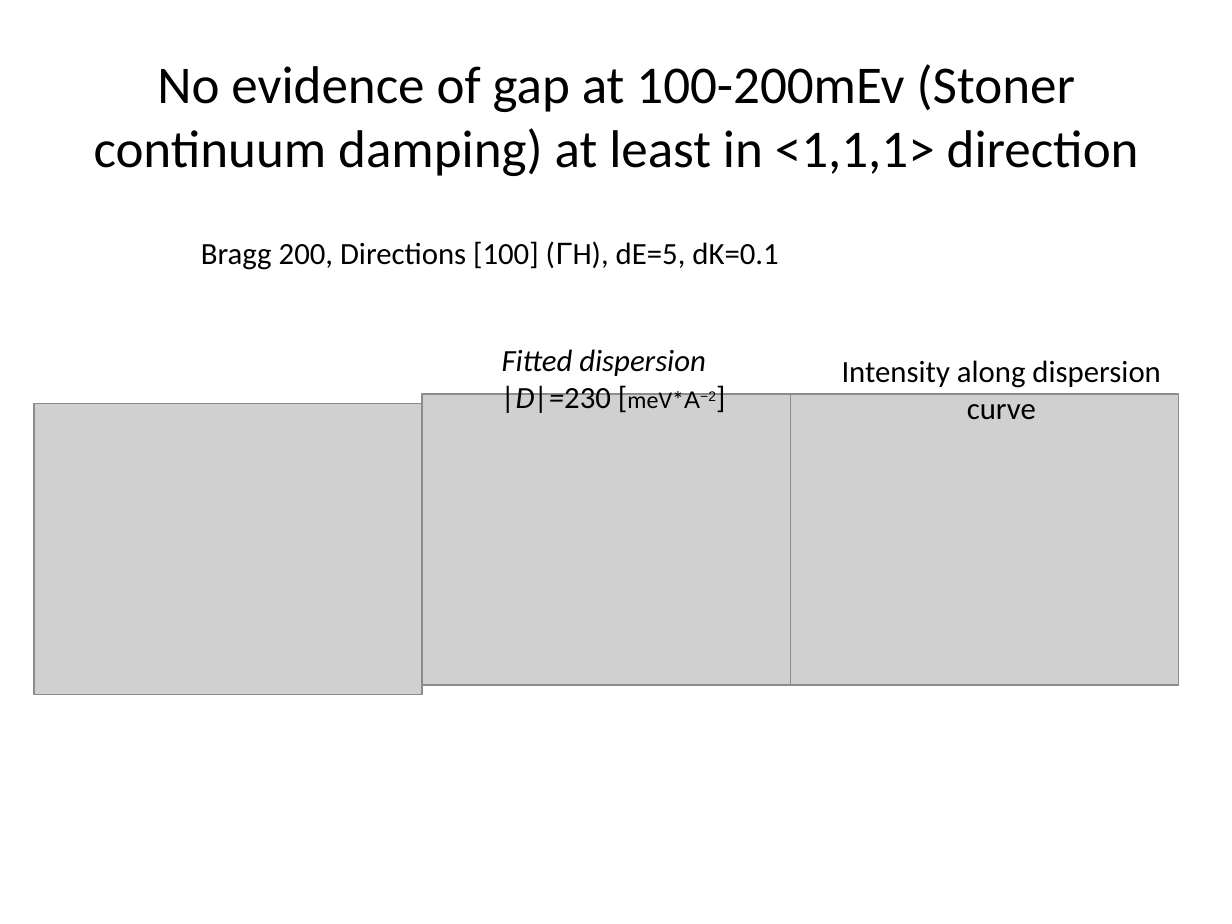
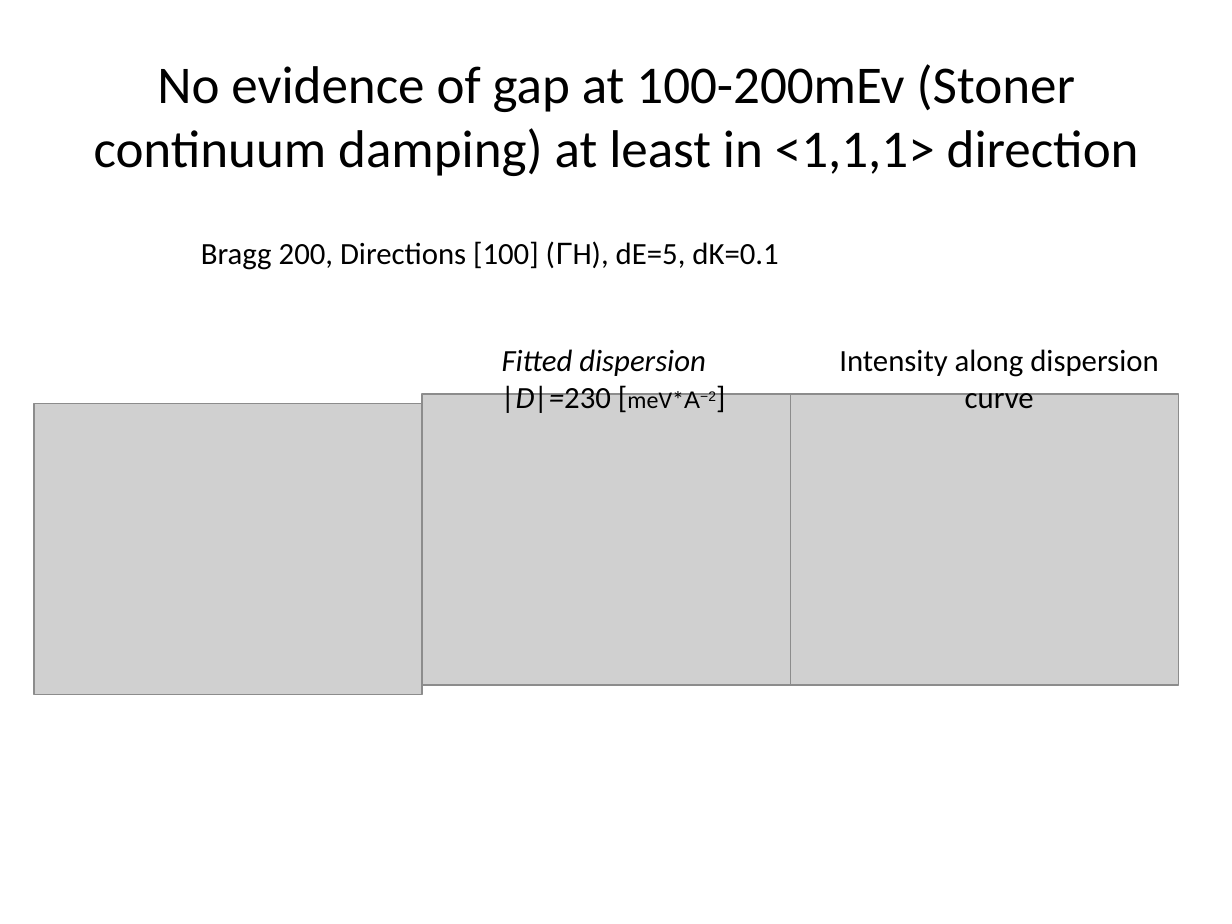
Before and after one commit to abuts/Fe, a slide deck: slide 5 of SpinWaveExcitationsInFe.pptx. Drawn at 1232x924 pixels with LibreOffice and Linux fonts; fonts in the diff are those of the drawing; grey boxes stand for pictures. Boxes give left, top, right and bottom in pixels: in the first picture for what was removed or moved away, otherwise in the second. Text is boxed around its words. In the diff, an @@ line names an element or a change of style, - is before the commit and + after.

```diff
--- a/SpinWaveExcitationsInFe.pptx
+++ b/SpinWaveExcitationsInFe.pptx
@@ text "Intensity along dispersion": place and size @@
-text "Intensity along dispersion" at (842, 360, 1160, 420)
+text "Intensity along dispersion" at (839, 349, 1158, 409)
```
Also in this commit, not shown: 2 other slides changed, 1 other file.
